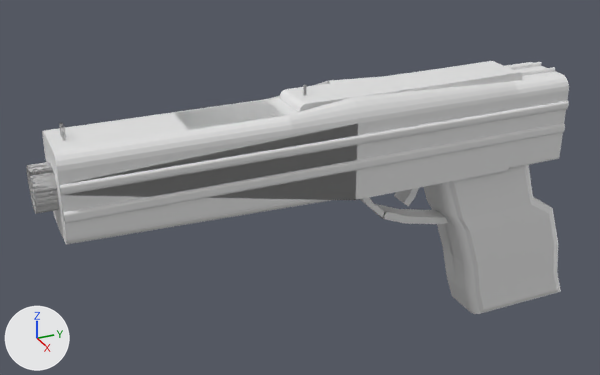
What one commit did to the FBX model Assets/Prefabs/Shooting/bron.fbx.
Camera for both pictures: a 50 mm camera at (7.4, -2.79, 3.76) aimed at (-0.3, 0.67, -0.09). The axes (+X, +Y, +Z) are drawn at lower left. The lights are the same throughout. Vertices at the same position are counted once.

Names of what the first picture shows: 'pistol'.
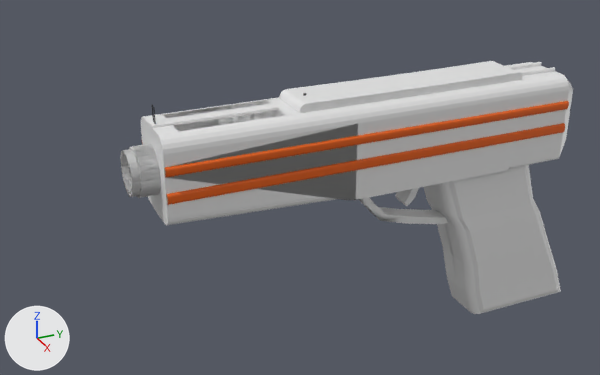
What changed in the scene script:
```text
Add mat_material_004:
    mat_material_004 = principled_material('Material.004')
    mat_material_004.base_color = (0.0, 0.0, 0.0)  # black #000000
Add mat_material_001:
    mat_material_001 = principled_material('Material.001')
    mat_material_001.base_color = (0.8, 0.8, 0.8)  # white #e7e7e7
Add mat_material_006:
    mat_material_006 = principled_material('Material.006')
    mat_material_006.base_color = (0.0, 0.0, 0.0)  # black #000000
Add mat_material_007:
    mat_material_007 = principled_material('Material.007')
    mat_material_007.base_color = (0.8, 0.116, 0.0000759)  # orange #e76000
Change me_cube_003:
    used by ob_pistol; location = (0.0, 0.0, 0.0); rotation_euler = (-3.142, 0.0, 0.0), in degrees (-180, 0, 0); scale = (-1.0, -1.0, -1.0)
    remove me_cube_003.from_pydata(...)  # 1446 vertices, 1074 faces; spans x -0.44..0.44, y -2.18..4.17, z -1.99..1.19
    add me_cube_003.from_pydata(...)  # 1708 vertices, 1316 faces; spans x -0.44..0.44, y -1.3..4.17, z -1.99..1.19
    me_cube_003 part 1: the loose piece of 248 vertices spanning x -0.23..0.23, y -2.18..-1.57, z 0.32..0.78 is scaled about its middle by (1.1, 0.869, 1.1), then moved by (0.0, 0.93, 0.0), in mat_material_001 (white #e7e7e7)
    me_cube_003 part 2: the loose piece of 248 vertices spanning x -0.23..0.23, y -2.18..-1.57, z 0.32..0.78 is copied, and the copy is moved by (0.0, 0.89, 0.0), in mat_material_001 (white #e7e7e7); it spans x -0.23..0.23, y -1.3..-0.69, z 0.32..0.78
    me_cube_003 part 3: the loose piece of 122 vertices spanning x -0.06..-0.03, y -1.86..-1.83, z 0.62..1.13 is deleted
    me_cube_003 part 4: 144 vertices moved from x -0.44..0.44, y -1.98..1.0, z 0.06..1.19 to x -0.44..0.44, y -1.03..0.61, z 0.06..1.11; 15 vertices removed from x -0.41..0.41, y -1.98..1.0, z 0.9..1.19; 45 vertices added at x -0.07..0.07, y -1.03..0.59, z 1.0..1.11
    me_cube_003 part 5: 108 vertices added at x -0.37..0.37, y 3.78..3.81, z 0.2..0.9
    me_cube_003 part 6: 40 vertices moved from x -0.33..0.33, y 3.72..4.0, z -1.25..-0.73 to x -0.33..0.33, y 3.53..3.87, z -1.25..-0.73
    me_cube_003 part 7: 24 vertices moved from x -0.11..0.11, y 1.3..1.84, z -0.46..-0.25 to x -0.11..0.11, y 1.3..1.82, z -0.48..-0.24; 8 vertices removed from x -0.11..0.11, y 1.53, z -0.47..-0.38
    me_cube_003 part 8: 70 faces spanning x -0.44..0.44, y -1.02..3.69, z 0.34..0.72 switch from mat_material (white #e7e7e7) to mat_material_007 (orange #e76000)
    add me_cube_003.materials.append(mat_material_004)  # black #000000
    add me_cube_003.materials.append(mat_material_006)  # black #000000
    add me_cube_003.materials.append(mat_material_001)  # white #e7e7e7
```

What differs and where, as boxes (x1, y1, x2, y2) in the pictures (600 x 375 px; the box of a moved part takes in the faces that stretch with it):
'pistol', reshaped (16% narrower): before (27, 61, 569, 314); after (120, 61, 573, 314)
part 1 of me_cube_003, moved or reshaped: before (27, 162, 59, 214); after (129, 144, 161, 198)
part 2 of me_cube_003, added: after (120, 149, 141, 197)
part 3 of me_cube_003, deleted: before (61, 126, 66, 141)
part 4 of me_cube_003, moved or reshaped: before (42, 76, 540, 245); after (141, 91, 540, 225)
part 5 of me_cube_003, added: after (560, 79, 573, 154)
part 6 of me_cube_003, moved or reshaped: before (510, 197, 558, 278); after (510, 199, 557, 278)
part 7 of me_cube_003, moved or reshaped: before (360, 191, 415, 223); after (359, 191, 415, 223)
part 8 of me_cube_003, recoloured: (165, 101, 569, 205) in both
